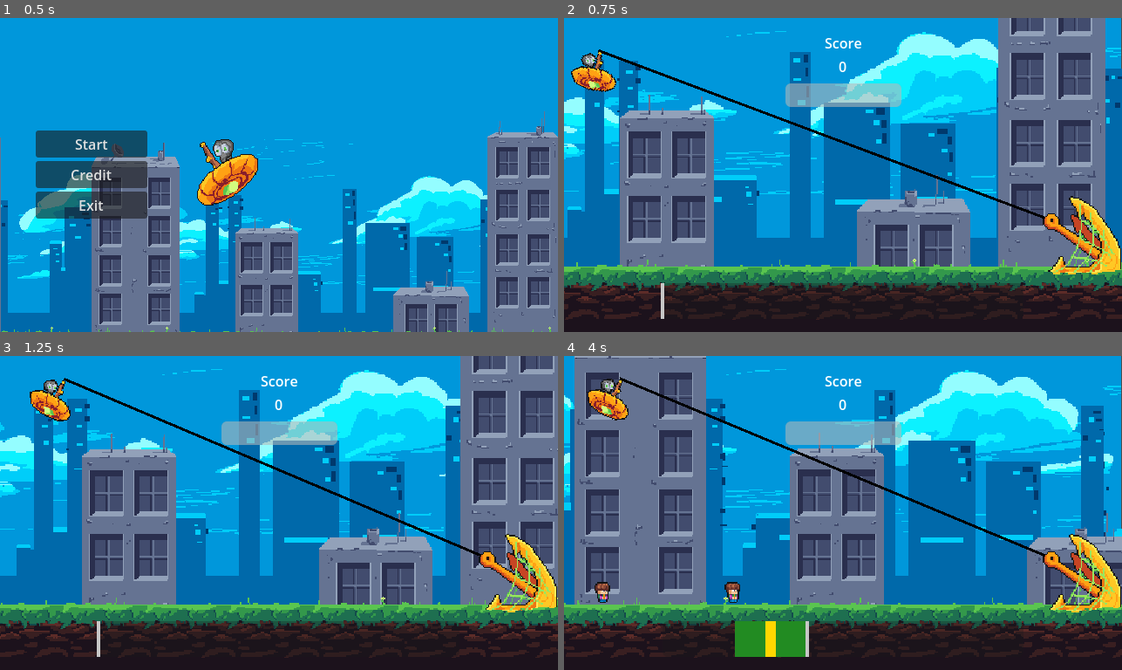
Above: before the commit, frames 1-4 (two rows, left to right).
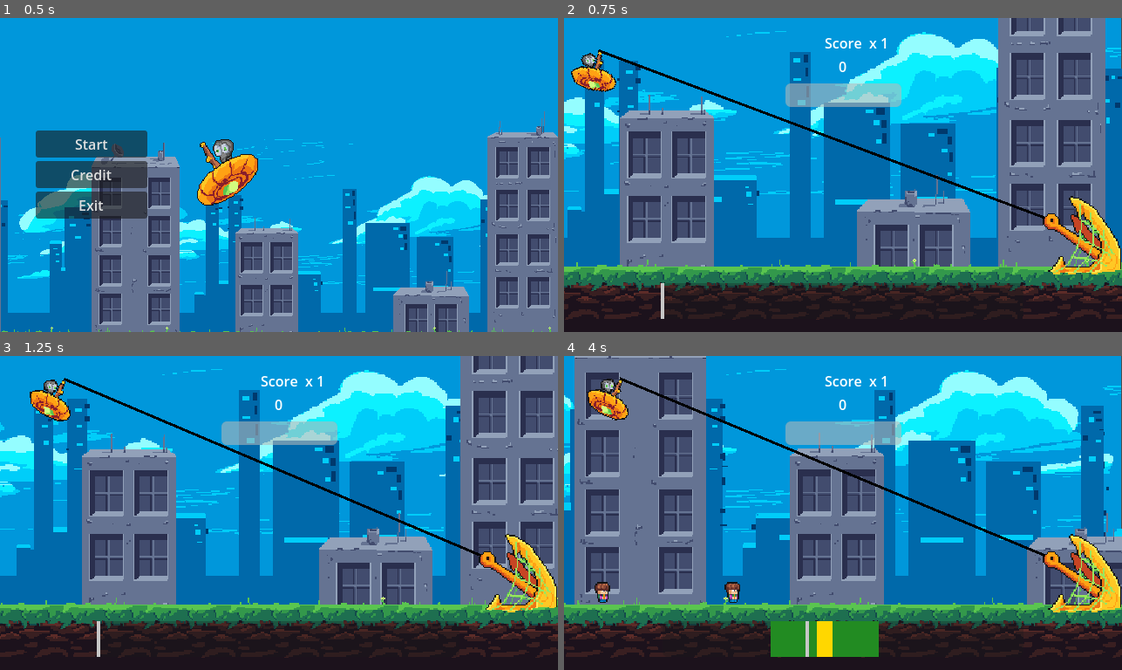
Above: after the commit, the same moments.

Repository: Tenes/mini-jam-153
Game: Godot game, scene res://Scenes/main_menu_scene.tscn
The game is run twice, just before and just after one commit, with the same random seed, the same clock (stepped at 60 frames per second) and the same inputs.
Inputs (mouse positions are in pixels of both pictures, inside the frame that each line leads up to):
- Up to frame 1 (0.5 s): no input
- Up to frame 2 (0.75 s): click "Start" at 0.5 s
- Up to frame 3 (1.25 s): no input
- Up to frame 4 (4 s): move the mouse to (965, 497) at 1.27 s; click (965, 497) at 1.35 s; move the mouse to (731, 528) at 2.02 s; click (731, 528) at 2.1 s; move the mouse to (898, 443) at 2.77 s; click (898, 443) at 2.85 s; move the mouse to (815, 575) at 3.52 s; click (815, 575) at 3.6 s

Frame 1 is identical in both runs. In frame 2, less than 0.1% of the frame differs, in the area x 54-58%, y 6-10%; in frame 3, less than 0.1%; in frame 4, 2.4%, in the area x 30-100%, y 6-96%.

Commit message:
Adds the multiplier with feedback

Diff:
--- a/Models/Building/building.gd
+++ b/Models/Building/building.gd
@@ -3,5 +3,5 @@
 
 func _ready() -> void:
 	scoreValue = 50;
-	startSuccess = 80;
-	lengthSuccess = 20;
+	startSuccess = 70;
+	lengthSuccess = 30;
--- a/Models/Building/building.tscn
+++ b/Models/Building/building.tscn
@@ -18,5 +18,6 @@
 shape = SubResource("RectangleShape2D_46yyn")
 
 [node name="Sprite" parent="." index="1"]
-position = Vector2(0, -64)
+position = Vector2(1, 0)
 texture = ExtResource("1_617hb")
+offset = Vector2(-1, -64)
--- a/Models/Harpoon/harpoon.gd
+++ b/Models/Harpoon/harpoon.gd
@@ -10,8 +10,6 @@
 var capturedInteractables : Array[Interactable] = [];
 var tween: Tween;
 var isReeling: bool = false;
-var baseGap: int = 3;
-const CAPTUREG_GAP: int = 3;
 var hp: int = 3;
 
 func _ready() -> void:
@@ -30,6 +28,7 @@
 	if interactables.size() > 0:
 		var targetInteractable = self.interactables.pop_front()
 		if status == Global.BarStatus.SUCCESS or status == Global.BarStatus.GREAT_SUCCESS:
+			Events.update_multiplier.emit(status == Global.BarStatus.GREAT_SUCCESS);
 			self.capturedInteractables.append(targetInteractable);
 			refreshBar();
 		if !isReeling:
@@ -64,12 +63,12 @@
 		interactable.failedCaptureAnimation();
 		Events.reset_bar.emit();
 		Events.update_durability.emit(-1);
+		Events.update_multiplier.emit(false);
 		refreshBar();
 	if interactable in self.capturedInteractables:
 		var capturedInteractable = self.capturedInteractables.pop_front()
 		Events.update_score.emit(capturedInteractable.scoreValue);
-		capturedInteractable.bindTo(self, self.baseGap);
-		self.baseGap += CAPTUREG_GAP;
+		capturedInteractable.bindTo(self);
 	returnToOriginalPosition();
 
 func refreshBar() -> void:
--- a/Models/Harpoon/harpoon.tscn
+++ b/Models/Harpoon/harpoon.tscn
@@ -58,7 +58,7 @@
 [node name="SpriteFront" type="AnimatedSprite2D" parent="."]
 z_index = 2
 sprite_frames = SubResource("SpriteFrames_3brs0")
-frame_progress = 0.41109
+frame_progress = 0.535768
 speed_scale = 0.5
 
 [node name="SpriteBack" type="Sprite2D" parent="SpriteFront"]
--- a/Models/Human/human.gd
+++ b/Models/Human/human.gd
@@ -3,5 +3,5 @@
 
 func _ready() -> void:
 	scoreValue = 10;
-	startSuccess = 20;
-	lengthSuccess = 20;
+	startSuccess = 30;
+	lengthSuccess = 30;
--- a/Models/Interactable/interactable.gd
+++ b/Models/Interactable/interactable.gd
@@ -7,6 +7,7 @@
 @onready var sprite: Sprite2D = $Sprite
 @onready var audio_stream_player_2d: AudioStreamPlayer2D = $AudioStreamPlayer2D
 const direction : Array[int] = [-1, 1];
+const scales : Array[float] = [0.25, 0.5, 2, 3];
 
 var moovement: int = 1;
 var tween: Tween;
@@ -21,13 +22,18 @@
 	parent.add_child(self);
 	global_position = from.global_position
 
-func bindTo(from: Node2D, gap: int) -> void:
+func bindTo(from: Node2D) -> void:
 	moovement = 0;
 	deactivateAllAreas();
 	if parent != null:
 		self.reparent(from);
 	parent = from;
-	global_position = Vector2(from.global_position.x - gap, from.global_position.y);
+	var newPos = Vector2(Global.RNG.randi_range(from.global_position.x - 20, from.global_position.x + 5),\
+						(Global.RNG.randi_range(from.global_position.y - 10, from.global_position.y + 30)));
+	global_position = newPos;
+	tween = get_tree().create_tween().set_trans(Tween.TRANS_LINEAR);
+	if self is Building:
+		tween.tween_property(sprite, "scale", Vector2(0.25, 0.25), 0.25).set_trans(Tween.TRANS_LINEAR).from_current();
 	playCaptSound();
 
 func deactivateCaptureArea() -> void:
@@ -37,10 +43,10 @@
 	hitbox.free();
 
 func failedCaptureAnimation() -> void:
-	var failedDuration = Global.RNG.randf_range(0.01, 1);
-	var scaleValue = Global.RNG.randi_range(1, 4);
+	var failedDuration = Global.RNG.randf_range(0.1, 1);
+	var scaleValue = scales.pick_random();
 	tween = get_tree().create_tween().set_trans(Tween.TRANS_LINEAR);
-	tween.tween_property(self, "global_position", Vector2(Global.RNG.randi_range(-200, 600), -100), failedDuration).set_trans(Tween.TRANS_LINEAR).from_current();
+	tween.tween_property(self, "global_position", Vector2(Global.RNG.randi_range(-200, 600), -200), failedDuration).set_trans(Tween.TRANS_LINEAR).from_current();
 	tween.parallel().tween_property(sprite, "rotation", direction.pick_random() * 3000, failedDuration).set_trans(Tween.TRANS_LINEAR).from_current();
 	tween.parallel().tween_property(sprite, "scale", Vector2(scaleValue, scaleValue), failedDuration).set_trans(Tween.TRANS_LINEAR).from_current();
 	playDeathSound();
--- a/Models/Interactable/interactable.tscn
+++ b/Models/Interactable/interactable.tscn
@@ -22,6 +22,7 @@
 
 [node name="AudioStreamPlayer2D" type="AudioStreamPlayer2D" parent="."]
 stream = ExtResource("2_okfs3")
+volume_db = -5.0
 pitch_scale = 1.05
 
 [connection signal="area_entered" from="Hitbox" to="." method="_on_hitbox_area_entered"]
--- a/Models/UI/ActionProgressBar/action_progress_bar.gd
+++ b/Models/UI/ActionProgressBar/action_progress_bar.gd
@@ -22,10 +22,12 @@
 	current_start_pourcentage = start_pourcentage
 	current_pourcentage = pourcentage
 	var rec = ColorRect.new()
+	rec.mouse_filter = Control.MOUSE_FILTER_IGNORE;
 	rec.color = Color.FOREST_GREEN
 	rec.size = Vector2(pourcentage/100.0 * size.x,size.y)
 	rec.position = Vector2(start_pourcentage/100.0 * size.x,0)
 	var great_rec = ColorRect.new()
+	great_rec.mouse_filter = Control.MOUSE_FILTER_IGNORE;
 	great_rec.color = Color.GOLD
 	var great_rec_size = pourcentage/great_success_divider
 	great_rec.size = Vector2(great_rec_size/100.0 * size.x,size.y)
@@ -42,10 +44,11 @@
 		if value >= current_start_pourcentage and value <= current_start_pourcentage+current_pourcentage:
 			var great_value = current_start_pourcentage+current_pourcentage*0.5
 			clear_capture_area()
-			reset()
 			if value >= great_value - current_pourcentage / great_success_divider /2.0 and  value <= great_value + current_pourcentage / great_success_divider /2.0:
+				reset()
 				Events.bar_clicked.emit(Global.BarStatus.GREAT_SUCCESS)
 			else :
+				reset()
 				Events.bar_clicked.emit(Global.BarStatus.SUCCESS)
 		else:
 			Events.bar_clicked.emit(Global.BarStatus.FAILED)
--- a/Models/UI/ui.gd
+++ b/Models/UI/ui.gd
@@ -1,16 +1,30 @@
 extends Control
 @onready var health_bar: ProgressBar = $HealthBar
 @onready var score_value: Label = $ScoreContainer/ScoreValue
+@onready var score_multiplier: Label = $MultiplerHolder/ScoreMultiplier
+@onready var animation_player: AnimationPlayer = $MultiplerHolder/AnimationPlayer
+var tween: Tween;
 var score = 0;
+var scoreMultiplier = 1;
 
 func _ready() -> void:
 	updateScore(0);
+	updateMultiplier(false);
 	Events.update_durability.connect(updateDurability);
 	Events.update_score.connect(updateScore);
+	Events.update_multiplier.connect(updateMultiplier);
 
 func updateDurability(value: int) -> void:
 	health_bar.value += value;
 
 func updateScore(value: int) -> void:
-	score += value;
+	score += value * scoreMultiplier;
 	score_value.text = str(score);
+
+func updateMultiplier(isSuccess: bool) -> void:
+	if isSuccess:
+		scoreMultiplier += 1;
+		animation_player.play("upgrade");
+	else:
+		scoreMultiplier = 1;
+	score_multiplier.text = str(scoreMultiplier);
--- a/Models/UI/ui.tscn
+++ b/Models/UI/ui.tscn
@@ -1,7 +1,173 @@
-[gd_scene load_steps=3 format=3 uid="uid://djreke1bdr6mw"]
+[gd_scene load_steps=6 format=3 uid="uid://djreke1bdr6mw"]
 
 [ext_resource type="PackedScene" uid="uid://8j55homb7oys" path="res://Models/UI/ActionProgressBar/action_progress_bar.tscn" id="1_adrj5"]
 [ext_resource type="Script" path="res://Models/UI/ui.gd" id="1_pnhuf"]
+
+[sub_resource type="Animation" id="Animation_oo5jy"]
+resource_name = "upgrade"
+tracks/0/type = "bezier"
+tracks/0/imported = false
+tracks/0/enabled = true
+tracks/0/path = NodePath(".:scale:x")
+tracks/0/interp = 1
+tracks/0/loop_wrap = true
+tracks/0/keys = {
+"handle_modes": PackedInt32Array(0, 0, 0, 0),
+"points": PackedFloat32Array(1, -0.25, 0, 0.25, 0, 1.5, -0.25, 0, 0.25, 0, 0.8, -0.25, 0, 0.25, 0, 1, -0.25, 0, 0.25, 0),
+"times": PackedFloat32Array(0, 0.3, 0.7, 1)
+}
+tracks/1/type = "bezier"
+tracks/1/imported = false
+tracks/1/enabled = true
+tracks/1/path = NodePath(".:scale:y")
+tracks/1/interp = 1
+tracks/1/loop_wrap = true
+tracks/1/keys = {
+"handle_modes": PackedInt32Array(0, 0, 0, 0),
+"points": PackedFloat32Array(1, -0.25, 0, 0.25, 0, 1.5, -0.25, 0, 0.25, 0, 0.8, -0.25, 0, 0.25, 0, 1, -0.25, 0, 0.25, 0),
+"times": PackedFloat32Array(0, 0.3, 0.7, 1)
+}
+tracks/2/type = "bezier"
+tracks/2/imported = false
+tracks/2/enabled = true
+tracks/2/path = NodePath(".:rotation")
+tracks/2/interp = 1
+tracks/2/loop_wrap = true
+tracks/2/keys = {
+"handle_modes": PackedInt32Array(0, 0, 0, 0),
+"points": PackedFloat32Array(0, -0.25, 0, 0.25, 0, 0.436332, -0.25, 0, 0.25, 0, -0.436332, -0.25, 0, 0.25, 0, 0, -0.25, 0, 0.25, 0),
+"times": PackedFloat32Array(0, 0.3, 0.7, 1)
+}
+tracks/3/type = "bezier"
+tracks/3/imported = false
+tracks/3/enabled = true
+tracks/3/path = NodePath(".:modulate:r")
+tracks/3/interp = 1
+tracks/3/loop_wrap = true
+tracks/3/keys = {
+"handle_modes": PackedInt32Array(0, 0, 0),
+"points": PackedFloat32Array(1, -0.25, 0, 0.25, 0, 0.941176, -0.25, 0, 0.25, 0, 1, -0.25, 0, 0.25, 0),
+"times": PackedFloat32Array(0, 0.7, 1)
+}
+tracks/4/type = "bezier"
+tracks/4/imported = false
+tracks/4/enabled = true
+tracks/4/path = NodePath(".:modulate:g")
+tracks/4/interp = 1
+tracks/4/loop_wrap = true
+tracks/4/keys = {
+"handle_modes": PackedInt32Array(0, 0, 0),
+"points": PackedFloat32Array(1, -0.25, 0, 0.25, 0, 0.843137, -0.25, 0, 0.25, 0, 1, -0.25, 0, 0.25, 0),
+"times": PackedFloat32Array(0, 0.7, 1)
+}
+tracks/5/type = "bezier"
+tracks/5/imported = false
+tracks/5/enabled = true
+tracks/5/path = NodePath(".:modulate:b")
+tracks/5/interp = 1
+tracks/5/loop_wrap = true
+tracks/5/keys = {
+"handle_modes": PackedInt32Array(0, 0, 0),
+"points": PackedFloat32Array(1, -0.25, 0, 0.25, 0, 0.0941176, -0.25, 0, 0.25, 0, 1, -0.25, 0, 0.25, 0),
+"times": PackedFloat32Array(0, 0.7, 1)
+}
+tracks/6/type = "bezier"
+tracks/6/imported = false
+tracks/6/enabled = true
+tracks/6/path = NodePath(".:modulate:a")
+tracks/6/interp = 1
+tracks/6/loop_wrap = true
+tracks/6/keys = {
+"handle_modes": PackedInt32Array(0, 0, 0),
+"points": PackedFloat32Array(1, -0.25, 0, 0.25, 0, 1, -0.25, 0, 0.25, 0, 1, -0.25, 0, 0.25, 0),
+"times": PackedFloat32Array(0, 0.7, 1)
+}
+
+[sub_resource type="Animation" id="Animation_l8tll"]
+length = 0.001
+tracks/0/type = "bezier"
+tracks/0/imported = false
+tracks/0/enabled = true
+tracks/0/path = NodePath(".:scale:x")
+tracks/0/interp = 1
+tracks/0/loop_wrap = true
+tracks/0/keys = {
+"handle_modes": PackedInt32Array(0),
+"points": PackedFloat32Array(1, -0.25, 0, 0.25, 0),
+"times": PackedFloat32Array(0)
+}
+tracks/1/type = "bezier"
+tracks/1/imported = false
+tracks/1/enabled = true
+tracks/1/path = NodePath(".:scale:y")
+tracks/1/interp = 1
+tracks/1/loop_wrap = true
+tracks/1/keys = {
+"handle_modes": PackedInt32Array(0),
+"points": PackedFloat32Array(1, -0.25, 0, 0.25, 0),
+"times": PackedFloat32Array(0)
+}
+tracks/2/type = "bezier"
+tracks/2/imported = false
+tracks/2/enabled = true
+tracks/2/path = NodePath(".:rotation")
+tracks/2/interp = 1
+tracks/2/loop_wrap = true
+tracks/2/keys = {
+"handle_modes": PackedInt32Array(0),
+"points": PackedFloat32Array(0, -0.25, 0, 0.25, 0),
+"times": PackedFloat32Array(0)
+}
+tracks/3/type = "bezier"
+tracks/3/imported = false
+tracks/3/enabled = true
+tracks/3/path = NodePath(".:modulate:r")
+tracks/3/interp = 1
+tracks/3/loop_wrap = true
+tracks/3/keys = {
+"handle_modes": PackedInt32Array(0),
+"points": PackedFloat32Array(1, -0.25, 0, 0.25, 0),
+"times": PackedFloat32Array(0)
+}
+tracks/4/type = "bezier"
+tracks/4/imported = false
+tracks/4/enabled = true
+tracks/4/path = NodePath(".:modulate:g")
+tracks/4/interp = 1
+tracks/4/loop_wrap = true
+tracks/4/keys = {
+"handle_modes": PackedInt32Array(0),
+"points": PackedFloat32Array(1, -0.25, 0, 0.25, 0),
+"times": PackedFloat32Array(0)
+}
+tracks/5/type = "bezier"
+tracks/5/imported = false
+tracks/5/enabled = true
+tracks/5/path = NodePath(".:modulate:b")
+tracks/5/interp = 1
+tracks/5/loop_wrap = true
+tracks/5/keys = {
+"handle_modes": PackedInt32Array(0),
+"points": PackedFloat32Array(1, -0.25, 0, 0.25, 0),
+"times": PackedFloat32Array(0)
+}
+tracks/6/type = "bezier"
+tracks/6/imported = false
+tracks/6/enabled = true
+tracks/6/path = NodePath(".:modulate:a")
+tracks/6/interp = 1
+tracks/6/loop_wrap = true
+tracks/6/keys = {
+"handle_modes": PackedInt32Array(0),
+"points": PackedFloat32Array(1, -0.25, 0, 0.25, 0),
+"times": PackedFloat32Array(0)
+}
+
+[sub_resource type="AnimationLibrary" id="AnimationLibrary_g0qg5"]
+_data = {
+"RESET": SubResource("Animation_l8tll"),
+"upgrade": SubResource("Animation_oo5jy")
+}
 
 [node name="UI" type="Control"]
 layout_mode = 3
@@ -69,3 +235,30 @@
 [node name="ScoreValue" type="Label" parent="ScoreContainer"]
 layout_mode = 2
 horizontal_alignment = 1
+
+[node name="MultiplerHolder" type="Control" parent="."]
+layout_mode = 2
+anchors_preset = 0
+offset_left = 350.0
+offset_top = 17.0
+offset_right = 373.0
+offset_bottom = 40.0
+pivot_offset = Vector2(12, 13)
+
+[node name="X" type="Label" parent="MultiplerHolder"]
+layout_mode = 2
+offset_right = 9.0
+offset_bottom = 23.0
+text = "x"
+
+[node name="ScoreMultiplier" type="Label" parent="MultiplerHolder"]
+layout_mode = 2
+offset_left = 13.0
+offset_right = 23.0
+offset_bottom = 23.0
+text = "1"
+
+[node name="AnimationPlayer" type="AnimationPlayer" parent="MultiplerHolder"]
+libraries = {
+"": SubResource("AnimationLibrary_g0qg5")
+}
--- a/Scripts/events.gd
+++ b/Scripts/events.gd
@@ -3,5 +3,6 @@
 signal bar_clicked(successState);
 signal on_interactable_collided(start, length);
 signal update_score(value);
+signal update_multiplier(isSuccess);
 signal update_durability(value);
 signal reset_bar();
